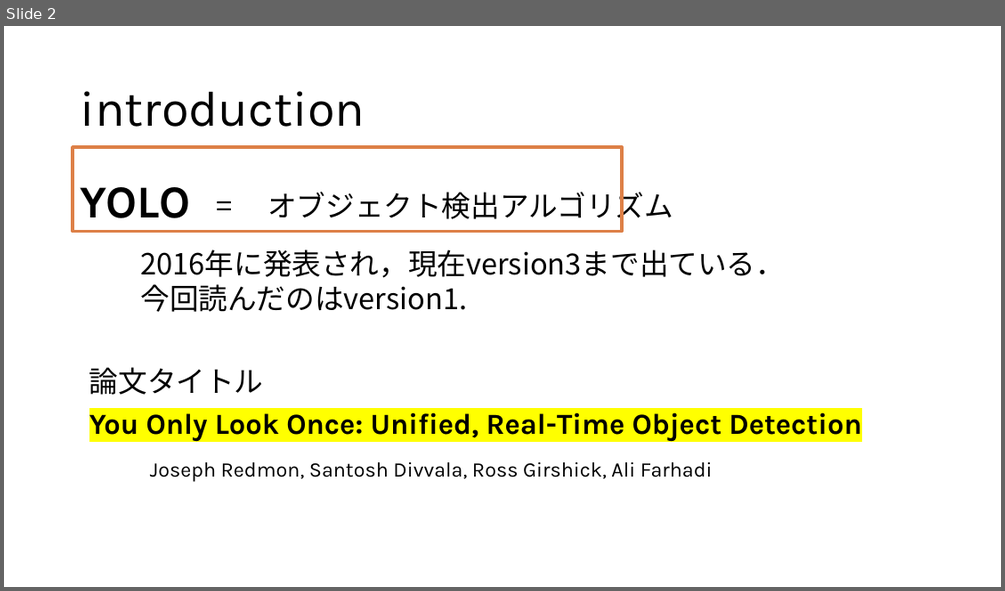
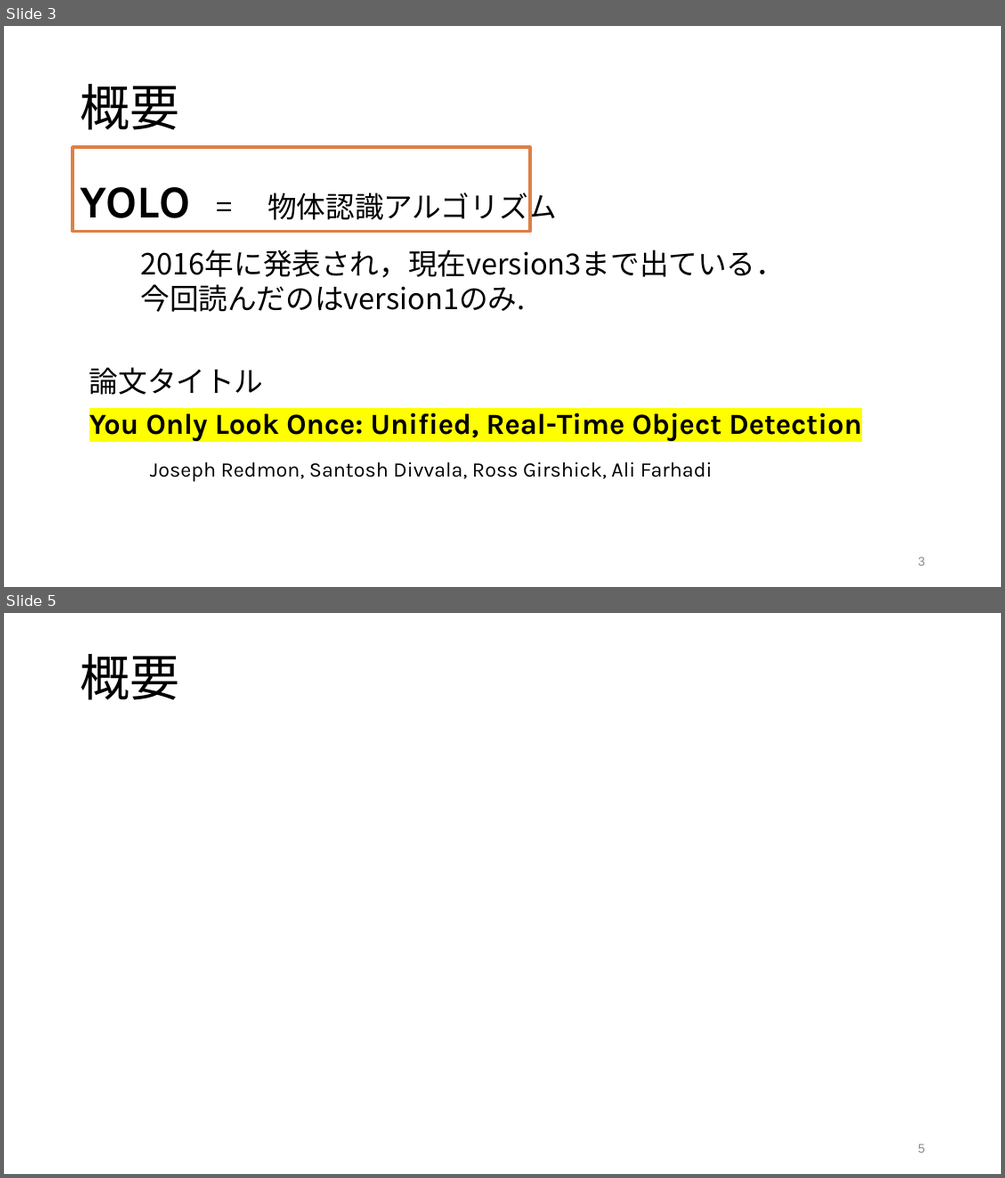
Before and after one commit to tackky/YOLO, a slide deck: yolo.pptx. Shown one above the other, each under a label of ours: slide 2 before the commit, slides 3 and 5 after it; the slides between them are not shown. The pictures are 1005x591 and 1005x1178 pixels, drawn with LibreOffice and Linux fonts; fonts in the diff are those of the drawing. Boxes give left, top, right and bottom in pixels: in the first picture for what was removed or moved away, otherwise in the second. Text is boxed around its words. In the diff, an @@ line names an element or a change of style, - is before the commit and + after.

```diff
--- a/yolo.pptx
+++ b/yolo.pptx
@@ slide 5 added at <box>4,613,1001,1174</box>, background #FFFFFF @@
@@ text added at <box>80,654,179,700</box>, 48 pt, text #000000 @@
+概要
@@ page number added at <box>918,1143,925,1152</box>, 12 pt, text #888888 @@
+5
@@ what was slide 2 is now slide 3 @@
@@ slide 3 changed as well @@
@@ title at <box>80,84,179,130</box>: text changed @@
-introduction
+概要
@@ rectangle: place and size @@
-rectangle at <box>73,147,623,232</box>
+rectangle at <box>73,147,531,232</box>
@@ text at <box>267,188,557,225</box>: text changed @@
-= オブジェクト検出アルゴリズム
+= 物体認識アルゴリズム
@@ text at <box>140,284,525,312</box>: text changed @@
-今回読んだのはversion1.
+今回読んだのはversion1のみ.
@@ page number added at <box>918,556,925,565</box>, 12 pt, text #888888 @@
+3
```
Also in this commit, not shown: 2 other slides changed, 5 other slides added, 1 slide removed, 2 other files.
